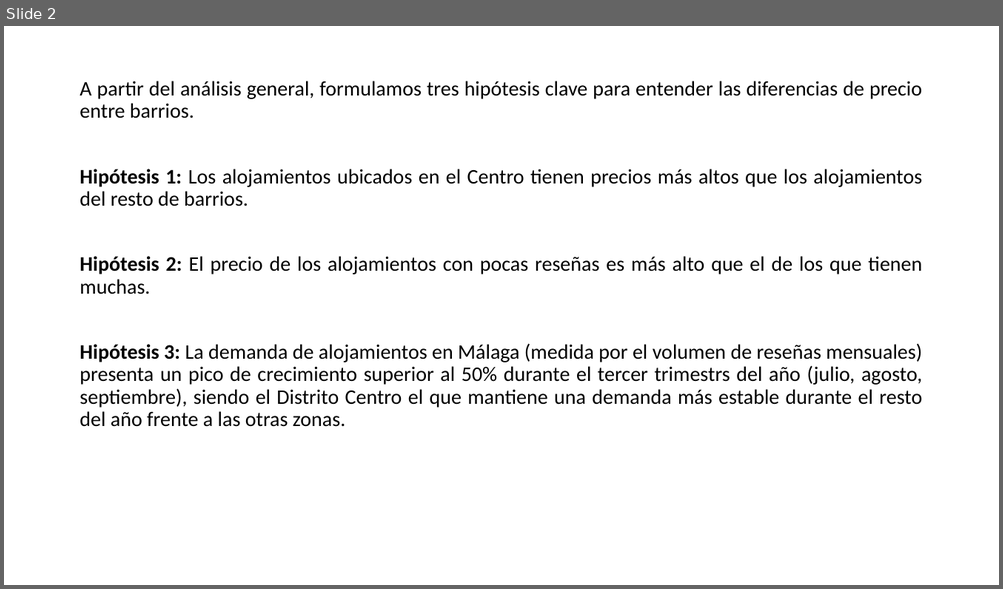
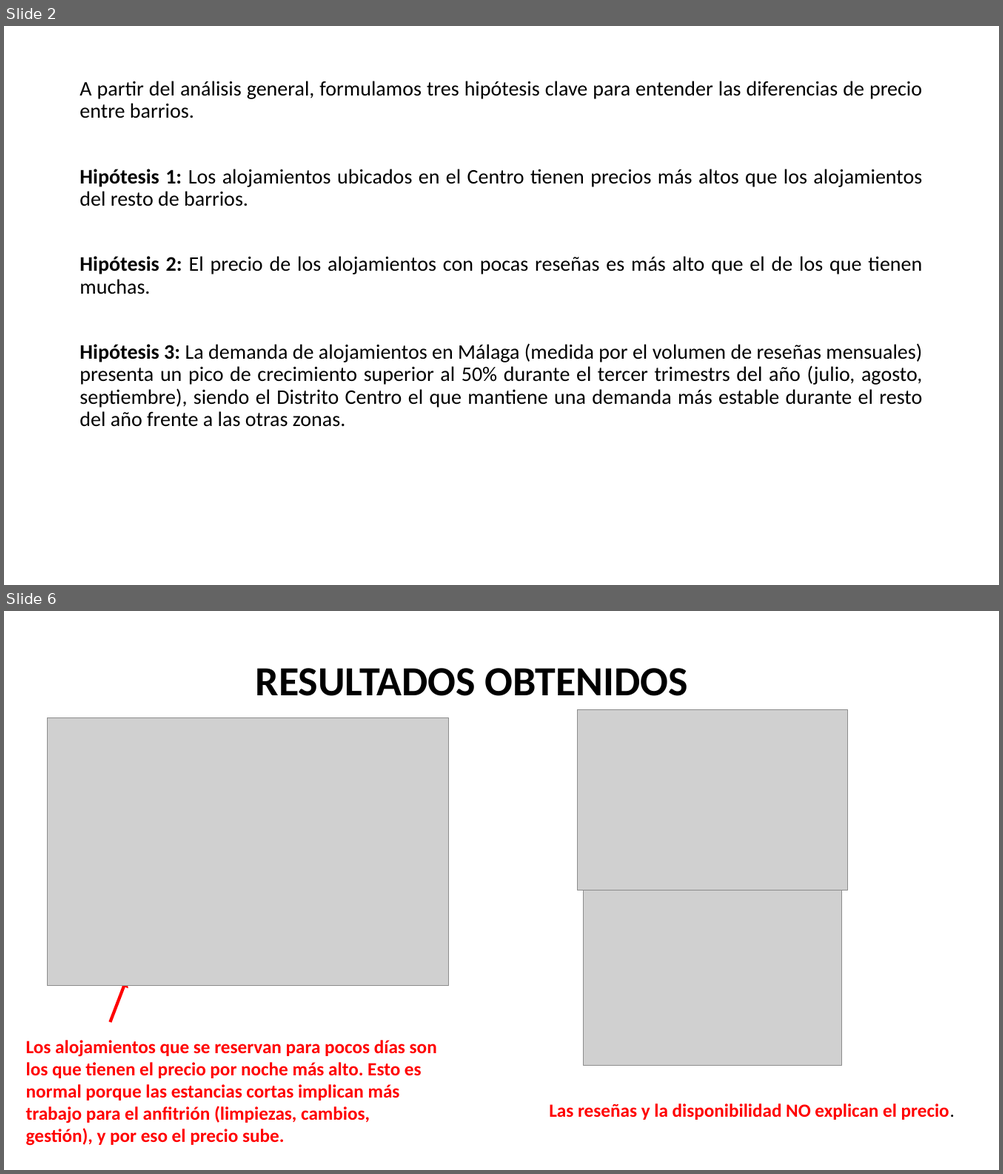
Before and after one commit to MHHsim/Proyect-Break-I, a slide deck: Pendiente/EDA - Alquileres Málaga - 2025.pptx. Shown one above the other, each under a label of ours: slide 2 before the commit, slides 2 and 6 after it; the slides between them are not shown. The pictures are 1003x589 and 1003x1174 pixels, drawn with LibreOffice and Linux fonts; fonts in the diff are those of the drawing; grey boxes stand for pictures. Boxes give left, top, right and bottom in pixels: in the first picture for what was removed or moved away, otherwise in the second. Text is boxed around its words. In the diff, an @@ line names an element or a change of style, - is before the commit and + after.

```diff
--- a/Pendiente/EDA - Alquileres Málaga - 2025.pptx
+++ b/Pendiente/EDA - Alquileres Málaga - 2025.pptx
@@ slide 6 added at [4,611,999,1170], background #FFFFFF @@
@@ text added at [256,668,688,696], 40 pt, text #000000, bold @@
+RESULTADOS OBTENIDOS
@@ picture added at [47,718,449,985] @@
@@ picture added at [577,709,847,891] @@
@@ picture added at [583,891,841,1065] @@
@@ arrow added from (110, 1023) to (127, 978), #FF0000 3 pt @@
@@ text added at [26,1040,437,1146], 18 pt, text #FF0000, bold @@
+Los alojamientos que se reservan para pocos días son los que tienen el precio por noche más alto. Esto es normal porque las estancias cortas implican más trabajo para el anfitrión (limpiezas, cambios, gestión), y por eso el precio sube.
@@ text added at [549,1104,954,1120], 18 pt, text #FF0000, bold @@
+Las reseñas y la disponibilidad NO explican el precio.
```
Also in this commit, not shown: 2 slides changed, 2 other slides added, 5 slides removed, 2 other files.
